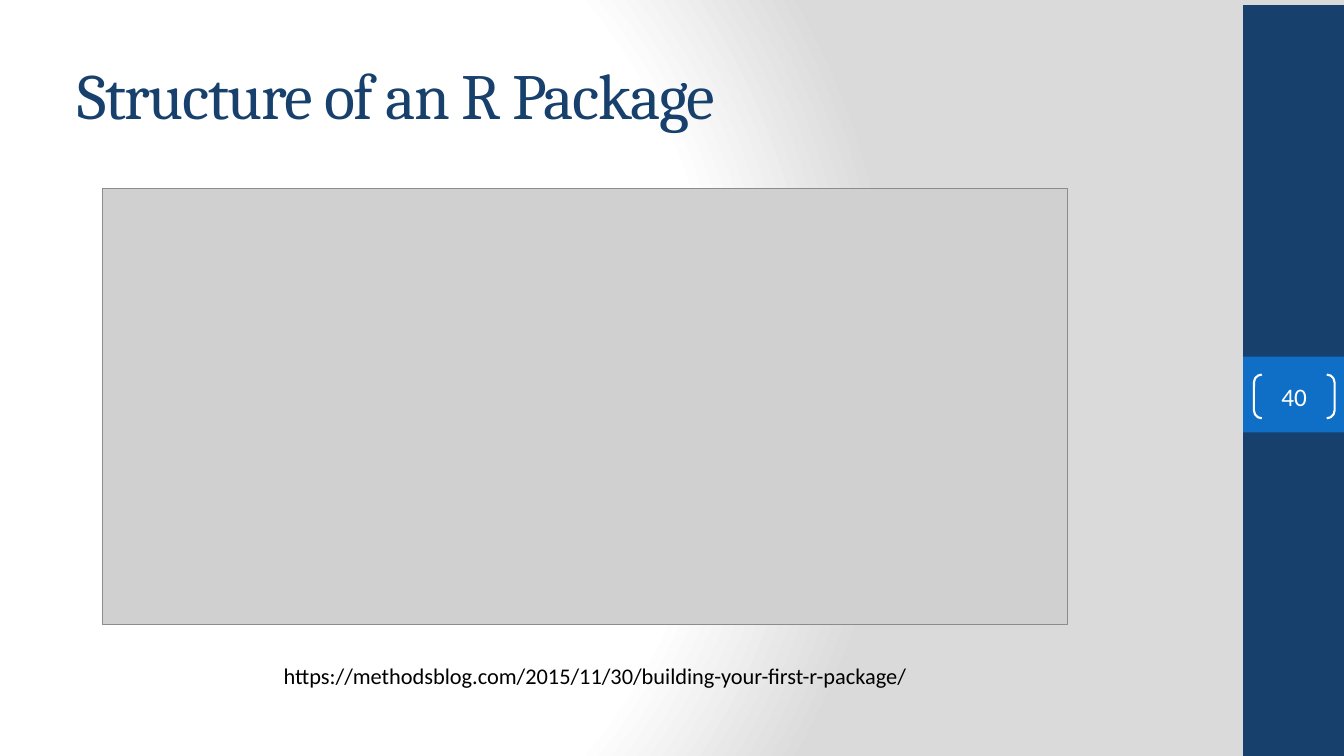
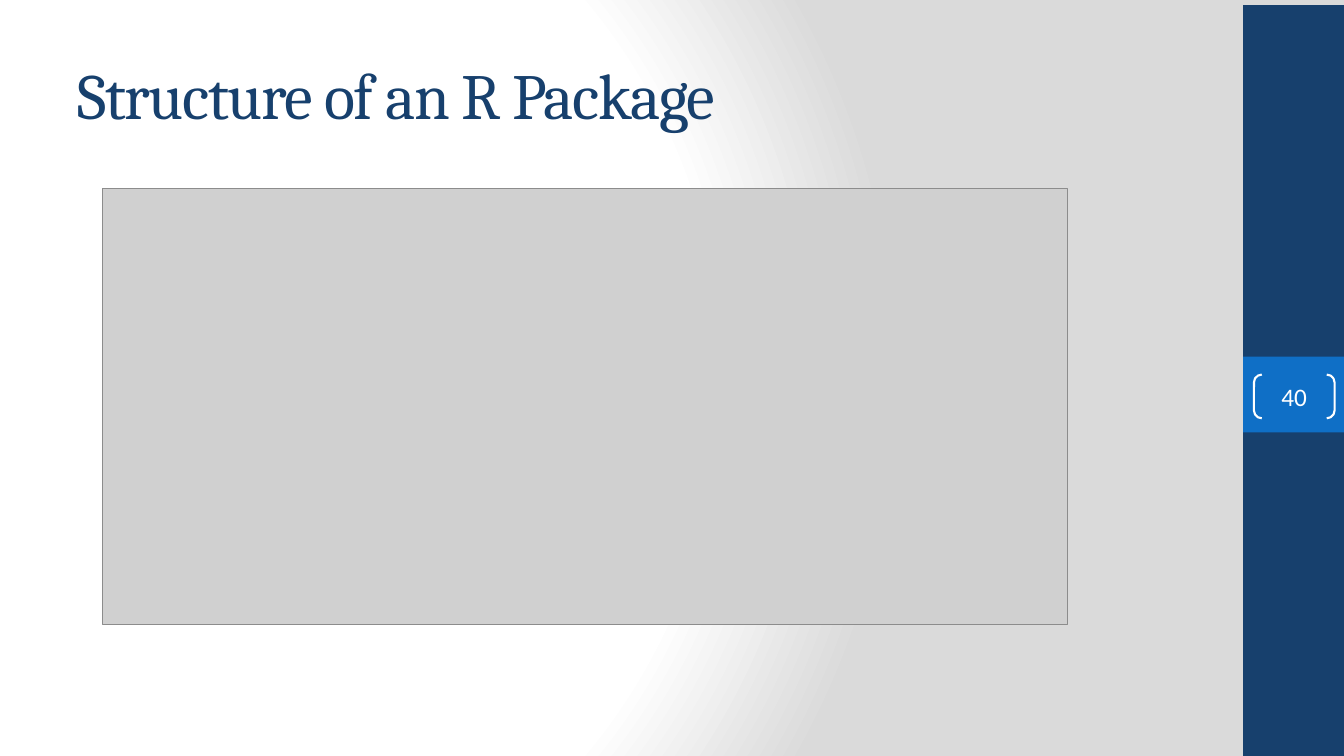
Before and after one commit to FSCJ-COP2073C/cop2073c-FullContent, a slide deck: slide 40 of slides/COP2073C-Module6.pptx. Drawn at 1344x756 pixels with LibreOffice and Linux fonts; fonts in the diff are those of the drawing; grey boxes stand for pictures; background and template pictures are left out. Boxes give left, top, right and bottom in pixels: in the first picture for what was removed or moved away, otherwise in the second. Text is boxed around its words. In the diff, an @@ line names an element or a change of style, - is before the commit and + after.

```diff
--- a/slides/COP2073C-Module6.pptx
+++ b/slides/COP2073C-Module6.pptx
@@ text removed at box(284, 668, 906, 688) @@
-https://methodsblog.com/2015/11/30/building-your-first-r-package/
```
Also in this commit, not shown: 7 other slides changed, 8 other files.
